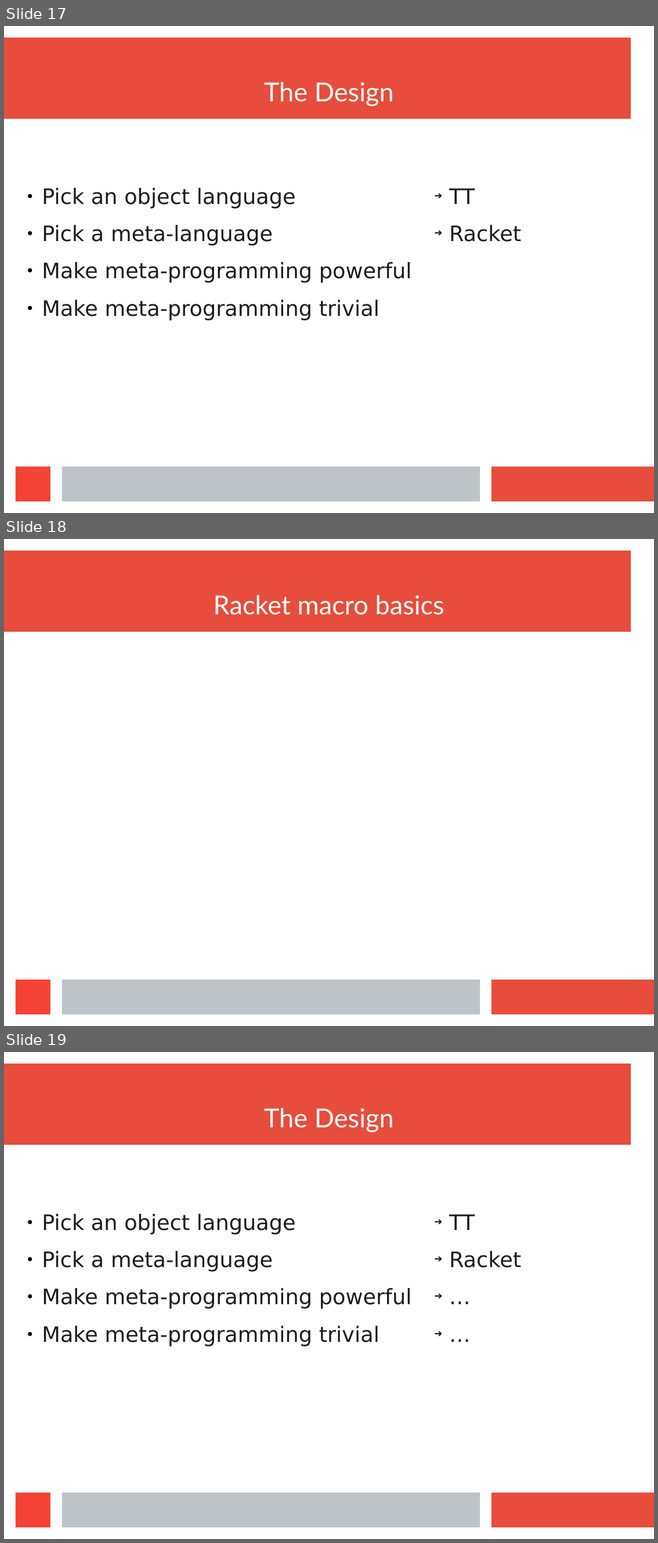
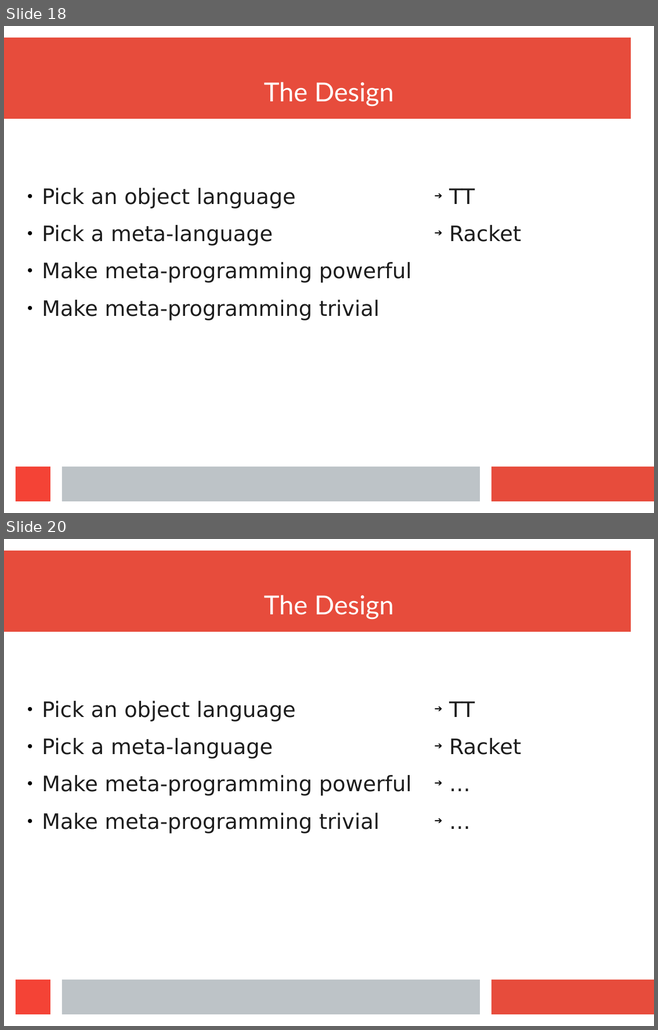
Before and after one commit to wilbowma/cur, a slide deck: hope-2016/slides.odp. Shown one above the other, each under a label of ours: slides 17, 18 and 19 before the commit, slides 18 and 20 after it; the slides between them are not shown. The pictures are 658x1543 and 658x1030 pixels, drawn with LibreOffice and Linux fonts; fonts in the diff are those of the drawing. Boxes give left, top, right and bottom in pixels: in the first picture for what was removed or moved away, otherwise in the second. Text is boxed around its words. In the diff, an @@ line names an element or a change of style, - is before the commit and + after.

Commit message:
Added slides describing TT and Racket macros

```diff
--- a/hope-2016/slides.odp
+++ b/hope-2016/slides.odp
@@ slide 18 removed at (4, 539, 654, 1026), background #FFFFFF; not listed: 4 template elements that a slide beside it also shows @@
@@ title removed at (213, 595, 444, 615) @@
-Racket macro basics
@@ what was slide 17 is now slide 18 @@
@@ what was slide 19 is now slide 20 @@
```
Also in this commit, not shown: 4 slides changed, 3 slides added, 1 other slide removed, 1 other file.
